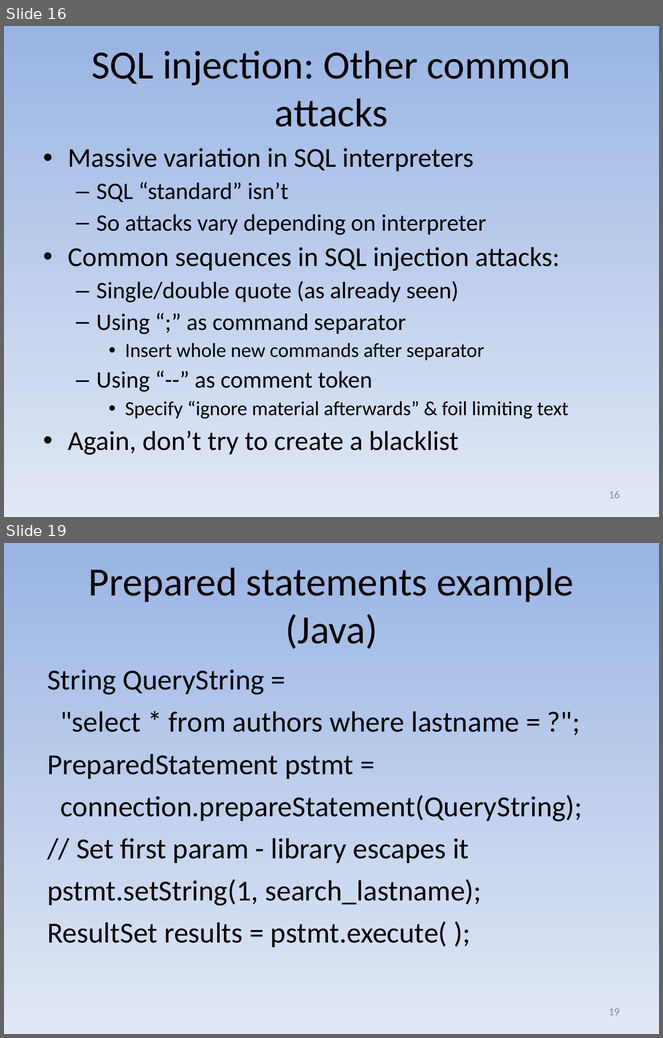
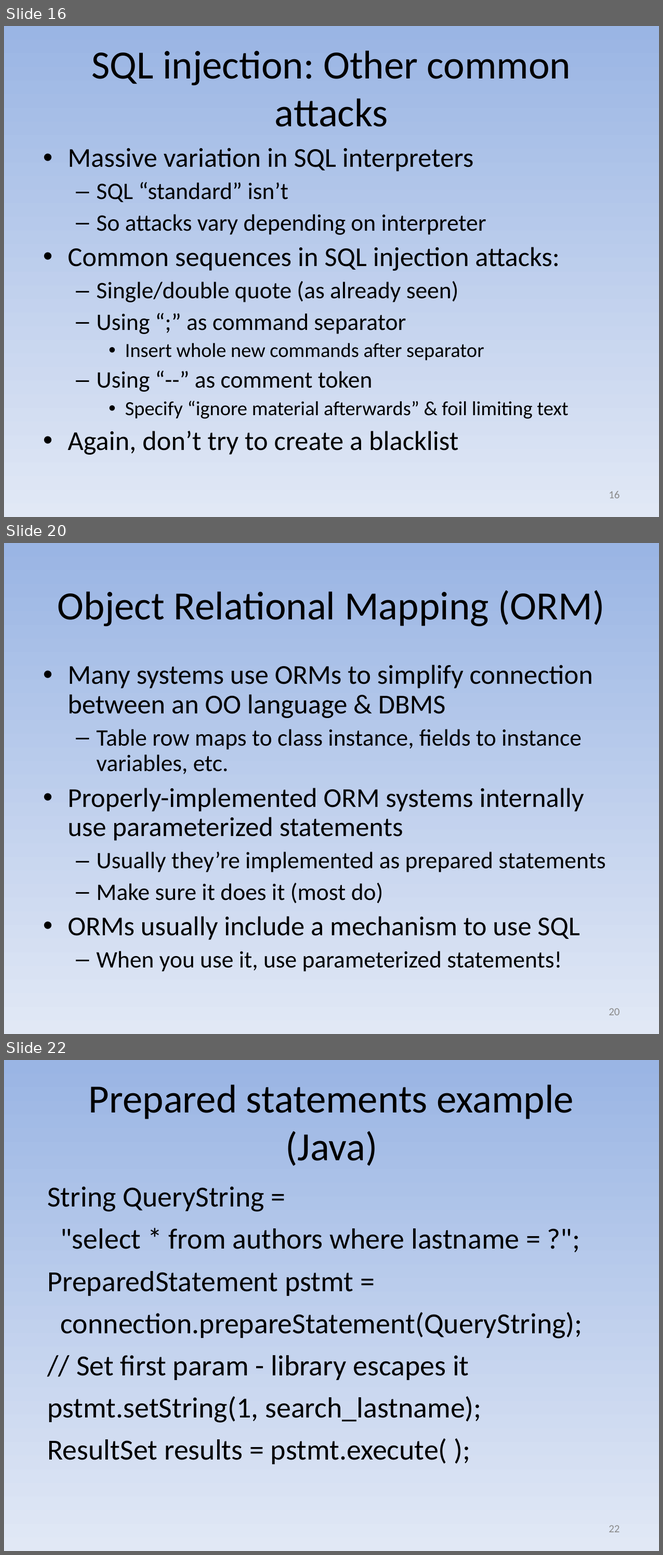
Before and after one commit to david-a-wheeler/david-a-wheeler.github.io, a slide deck: secure-class/presentations/Secure-Software-5-Call-Out.ppt. Shown one above the other, each under a label of ours: slides 16 and 19 before the commit, slides 16, 20 and 22 after it; the slides between them are not shown. The pictures are 663x1038 and 663x1555 pixels, drawn with LibreOffice and Linux fonts; fonts in the diff are those of the drawing. Boxes give left, top, right and bottom in pixels: in the first picture for what was removed or moved away, otherwise in the second. Text is boxed around its words. In the diff, an @@ line names an element or a change of style, - is before the commit and + after.

Commit message:
Update deck 5 to discuss "parameterized statements"
Prepared statements are one way to get parameterized
statements, but in some ecosystems there's more than
one way. Extend this discussion.

```diff
--- a/secure-class/presentations/Secure-Software-5-Call-Out.ppt
+++ b/secure-class/presentations/Secure-Software-5-Call-Out.ppt
@@ slide 20 added at (4,543,659,1034), background gradient #9AB5E4 to #E1E8F5 @@
@@ title added at (58,590,605,627), 44 pt, text #000000 @@
+Object Relational Mapping (ORM)
@@ text added at (68,665,606,972), 26 pt, text #000000 @@
+• Many systems use ORMs to simplify connection between an OO language & DBMS
+  – Table row maps to class instance, fields to instance variables, etc.
+• Properly-implemented ORM systems internally use parameterized statements
+  – Usually they’re implemented as prepared statements
+  – Make sure it does it (most do)
+• ORMs usually include a mechanism to use SQL
+  – When you use it, use parameterized statements!
@@ page number added at (609,1008,620,1016), 12 pt, text #898989 @@
+20
@@ what was slide 19 is now slide 22 @@
@@ page number at (609,1525,620,1533): text changed @@
-19
+22
```
Also in this commit, not shown: 7 slides changed, 5 other slides added.
